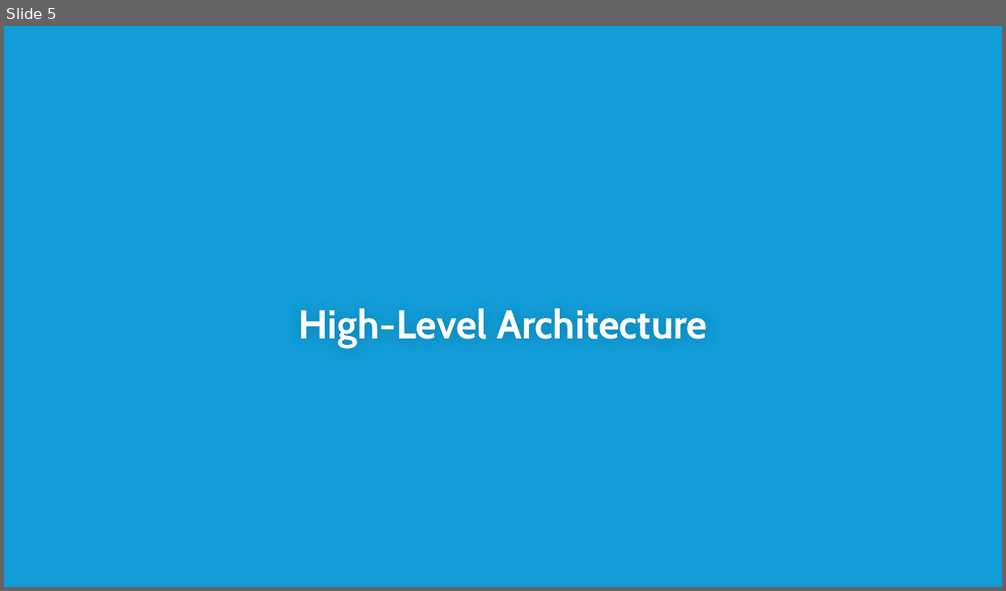
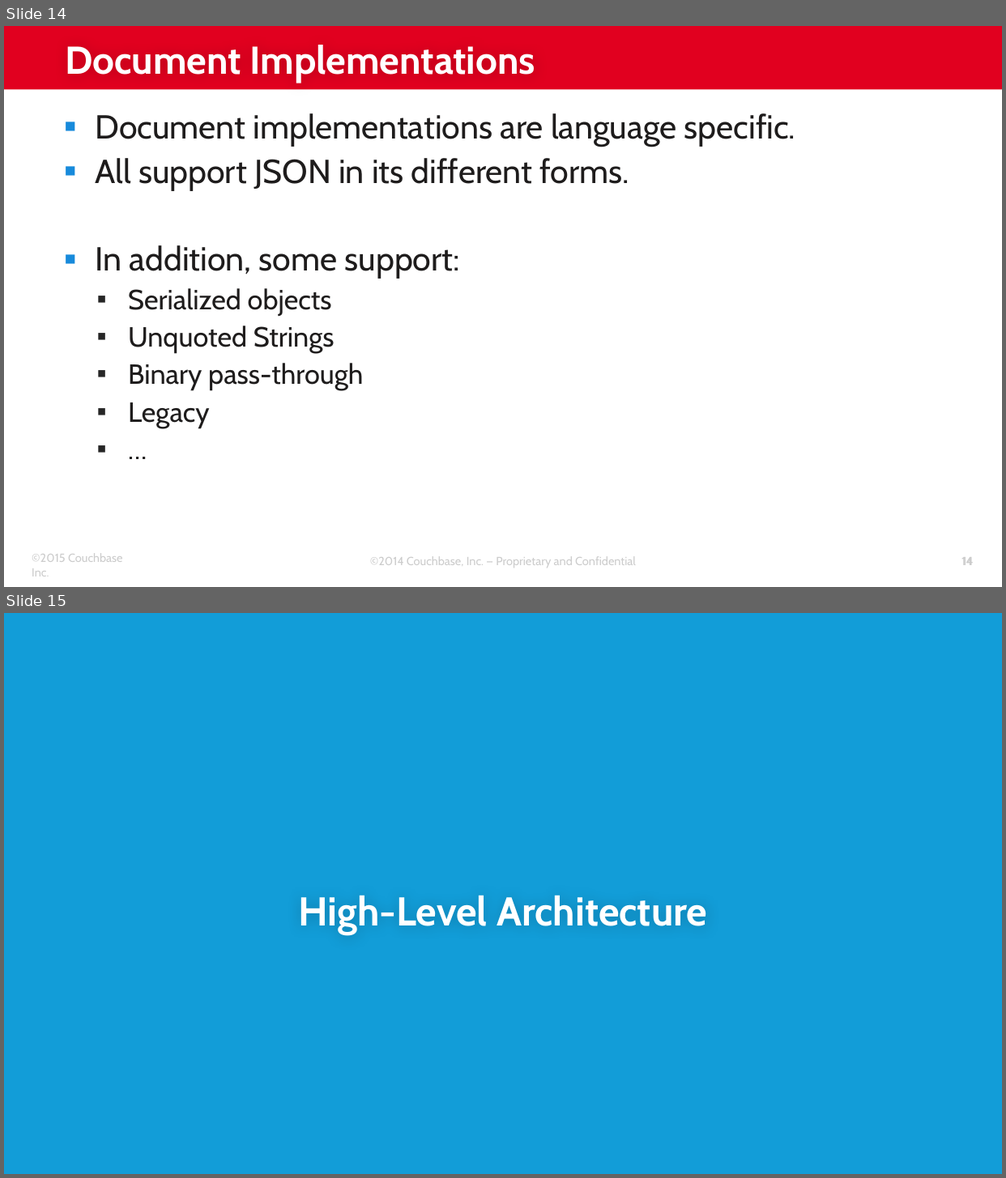
Before and after one commit to subalakr/workshop, a slide deck: server/presentations/03_SDKs.pptx. Shown one above the other, each under a label of ours: slide 5 before the commit, slides 14 and 15 after it. The pictures are 1006x591 and 1006x1178 pixels, drawn with LibreOffice and Linux fonts; fonts in the diff are those of the drawing; background and template pictures are left out. Boxes give left, top, right and bottom in pixels: in the first picture for what was removed or moved away, otherwise in the second. Text is boxed around its words. In the diff, an @@ line names an element or a change of style, - is before the commit and + after.

```diff
--- a/server/presentations/03_SDKs.pptx
+++ b/server/presentations/03_SDKs.pptx
@@ slide 14 added at bbox=[4, 26, 1002, 587], background #FFFFFF @@
@@ rectangle added at bbox=[4, 26, 1002, 90], fill #E1001F @@
@@ title added at bbox=[65, 45, 535, 83], 28 pt, text #FFFFFF, bold @@
+Document Implementations
@@ text added at bbox=[95, 113, 796, 429], 24 pt, text #1E1C1C @@
+▪ Document implementations are language specific.
+▪ All support JSON in its different forms.
+▪ In addition, some support:
+  ▪ Serialized objects
+  ▪ Unquoted Strings
+  ▪ Binary pass-through
+  ▪ Legacy
+  ▪ …
@@ text added at bbox=[32, 553, 123, 577], 8.5 pt, text #CCCCCC @@
+©2015 Couchbase Inc.
@@ text added at bbox=[370, 557, 636, 568], 8.5 pt, text #CCCCCC @@
+©2014 Couchbase, Inc. — Proprietary and Confidential
@@ page number added at bbox=[902, 546, 983, 576], 8.5 pt, text #CCCCCC @@
+14
@@ page number added at bbox=[961, 557, 972, 565], 8.5 pt, text #CCCCCC @@
+14
@@ what was slide 5 is now slide 15 @@
```
Also in this commit, not shown: 11 other slides added, 13 slides removed.
